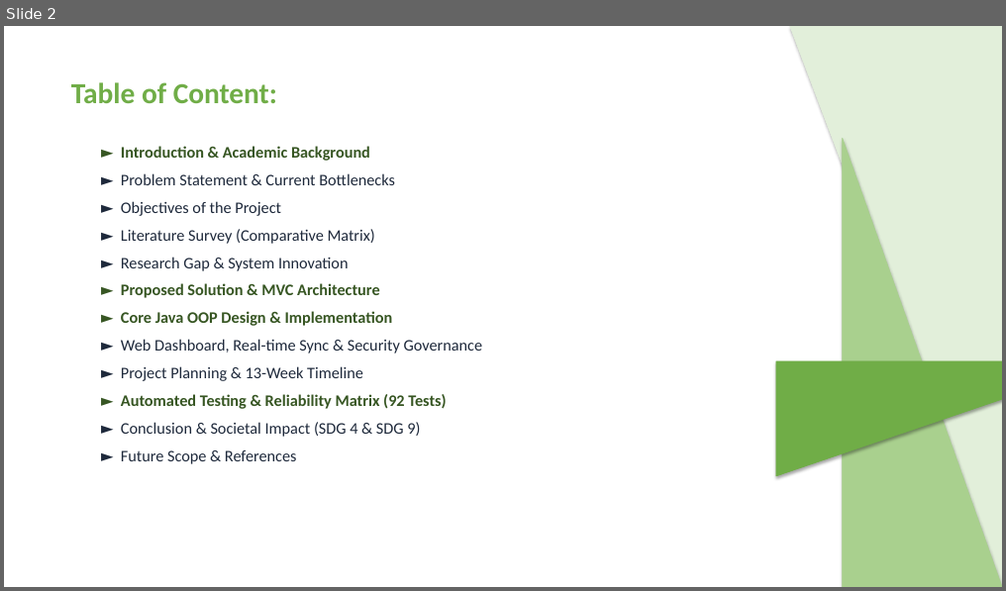
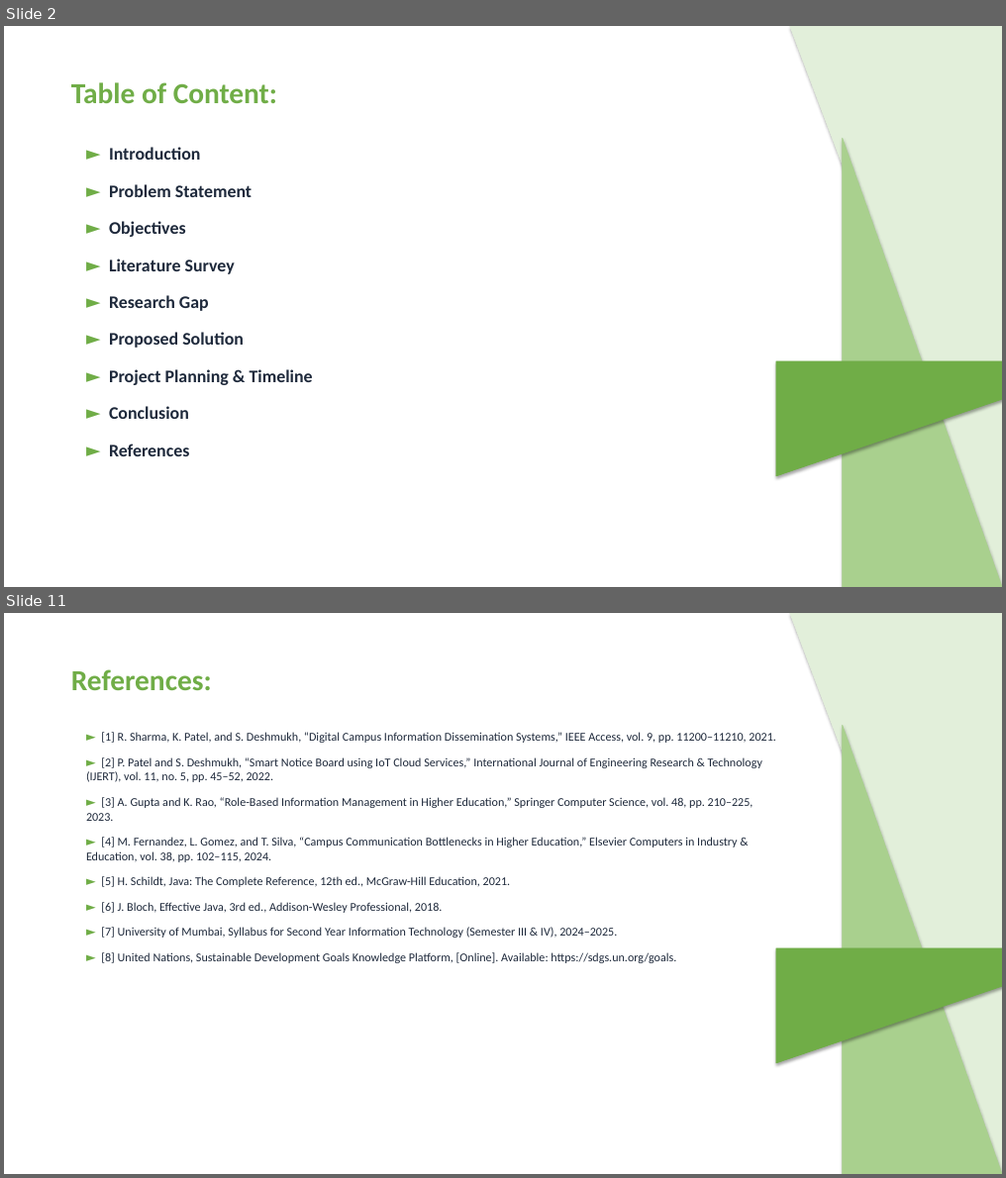
Before and after one commit to ATP0925/CampusNotify-Java-Mini-Project, a slide deck: CampusNotify_Review_Presentation.pptx. Shown one above the other, each under a label of ours: slide 2 before the commit, slides 2 and 11 after it; the slides between them are not shown. The pictures are 1006x591 and 1006x1178 pixels, drawn with LibreOffice and Linux fonts; fonts in the diff are those of the drawing. Boxes give left, top, right and bottom in pixels: in the first picture for what was removed or moved away, otherwise in the second. Text is boxed around its words. In the diff, an @@ line names an element or a change of style, - is before the commit and + after.

Commit message:
docs: align PPT deck strictly to Review 1 agenda (9 topics) and sync report points with sample report

```diff
--- a/CampusNotify_Review_Presentation.pptx
+++ b/CampusNotify_Review_Presentation.pptx
@@ slide 11 added at [4, 613, 1002, 1174], background #FFFFFF @@
@@ right triangle added at [790, 613, 1002, 1174], fill #E2EFDA, outline #E2EFDA 0.75 pt @@
@@ text added at [71, 669, 212, 690], 28 pt, text #70AD47, bold @@
+References:
@@ right triangle added at [843, 725, 1002, 1174], fill #A9D08E, outline #A9D08E 0.75 pt @@
@@ text added at [86, 732, 776, 963], 11.5 pt, text #1E293B @@
+► [1] R. Sharma, K. Patel, and S. Deshmukh, “Digital Campus Information Dissemination Systems,” IEEE Access, vol. 9, pp. 11200–11210, 2021.
+► [2] P. Patel and S. Deshmukh, “Smart Notice Board using IoT Cloud Services,” International Journal of Engineering Research & Technology (IJERT), vol. 11, no. 5, pp. 45–52, 2022.
+► [3] A. Gupta and K. Rao, “Role-Based Information Management in Higher Education,” Springer Computer Science, vol. 48, pp. 210–225, 2023.
+► [4] M. Fernandez, L. Gomez, and T. Silva, “Campus Communication Bottlenecks in Higher Education,” Elsevier Computers in Industry & Education, vol. 38, pp. 102–115, 2024.
+► [5] H. Schildt, Java: The Complete Reference, 12th ed., McGraw-Hill Education, 2021.
+► [6] J. Bloch, Effective Java, 3rd ed., Addison-Wesley Professional, 2018.
+► [7] University of Mumbai, Syllabus for Second Year Information Technology (Semester III & IV), 2024–2025.
+► [8] United Nations, Sustainable Development Goals Knowledge Platform, [Online]. Available: https://sdgs.un.org/goals.
@@ right triangle added at [776, 949, 1002, 1063], fill #70AD47, outline #70AD47 0.75 pt @@
@@ slide 2 changed as well @@
@@ text at [109, 147, 313, 457]: text changed; size 15.5 to 17 pt; bold on @@
-► Introduction & Academic Background
-► Problem Statement & Current Bottlenecks
-► Objectives of the Project
-► Literature Survey (Comparative Matrix)
-► Research Gap & System Innovation
-► Proposed Solution & MVC Architecture
-► Core Java OOP Design & Implementation
-► Web Dashboard, Real-time Sync & Security Governance
-► Project Planning & 13-Week Timeline
-► Automated Testing & Reliability Matrix (92 Tests)
-► Conclusion & Societal Impact (SDG 4 & SDG 9)
-► Future Scope & References
+► Introduction
+► Problem Statement
+► Objectives
+► Literature Survey
+► Research Gap
+► Proposed Solution
+► Project Planning & Timeline
+► Conclusion
+► References
```
Also in this commit, not shown: 3 other slides changed, 7 other slides added, 12 slides removed, 11 other files.
